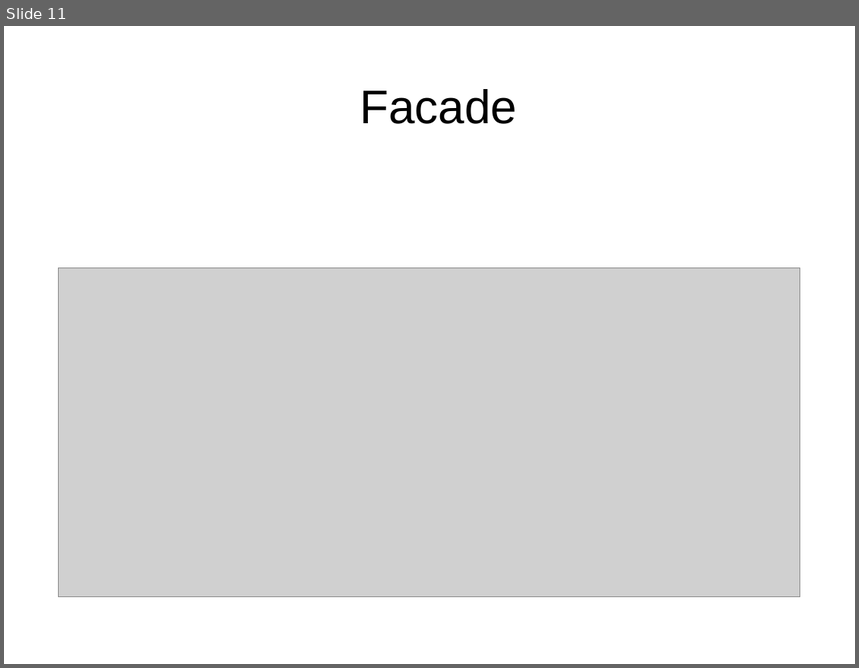
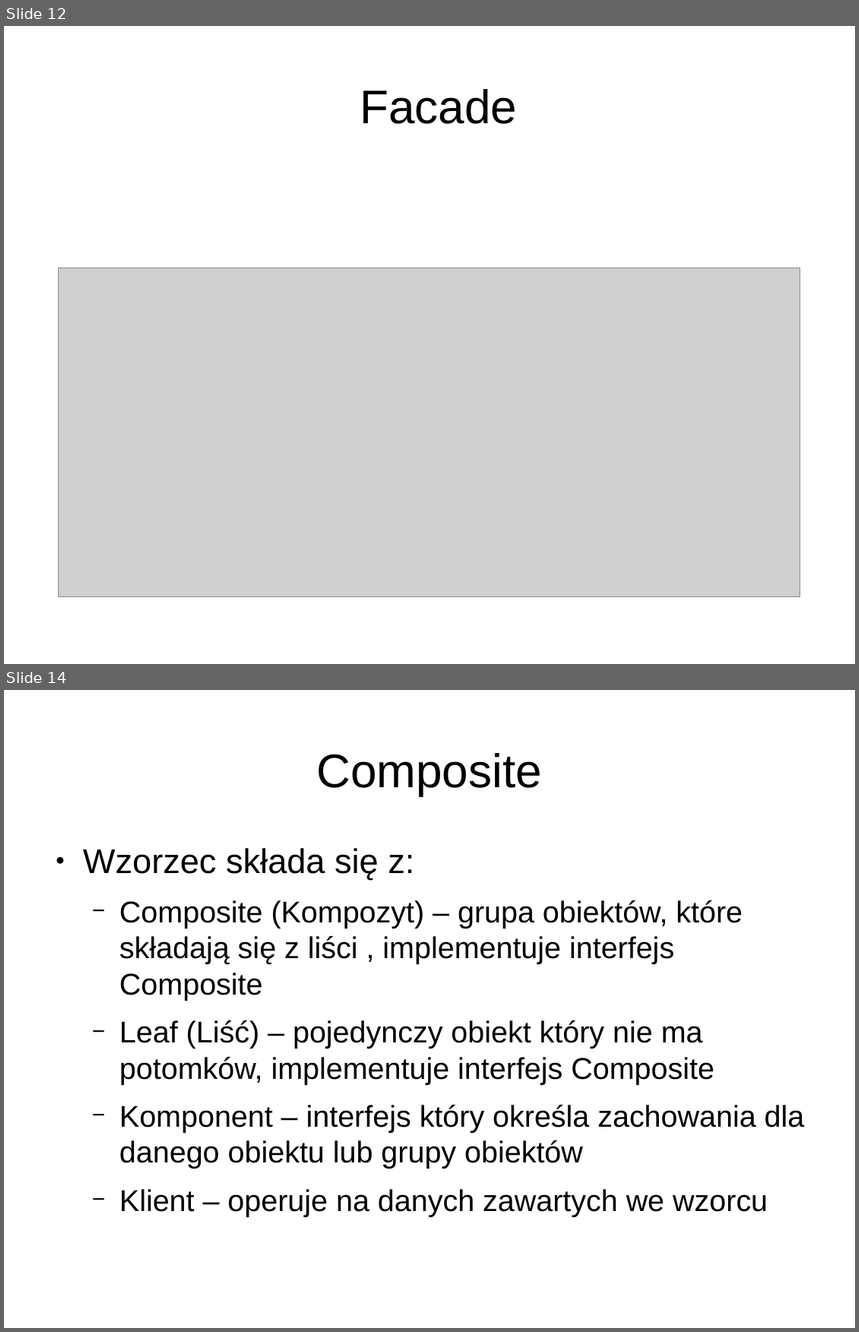
Before and after one commit to anicos/wzorce-projektowe-prezentacja, a slide deck: Part_2.odp. Shown one above the other, each under a label of ours: slide 11 before the commit, slides 12 and 14 after it; the slides between them are not shown. The pictures are 859x668 and 859x1332 pixels, drawn with LibreOffice and Linux fonts; fonts in the diff are those of the drawing; grey boxes stand for pictures. Boxes give left, top, right and bottom in pixels: in the first picture for what was removed or moved away, otherwise in the second. Text is boxed around its words. In the diff, an @@ line names an element or a change of style, - is before the commit and + after.

```diff
--- a/Part_2.odp
+++ b/Part_2.odp
@@ slide 14 added at (4,690,855,1328), background #FFFFFF @@
@@ title added at (316,753,542,796), 44 pt, text #000000 @@
+Composite
@@ text added at (83,848,805,1217), 28 pt, text #000000 @@
+● Wzorzec składa się z:
+  − Composite (Kompozyt) – grupa obiektów, które składają się z liści , implementuje interfejs Composite
+  − Leaf (Liść) – pojedynczy obiekt który nie ma potomków, implementuje interfejs Composite
+  − Komponent – interfejs który określa zachowania dla danego obiektu lub grupy obiektów
+  − Klient – operuje na danych zawartych we wzorcu
@@ what was slide 11 is now slide 12 @@
```
Also in this commit, not shown: 1 slide changed, 11 other slides added.
